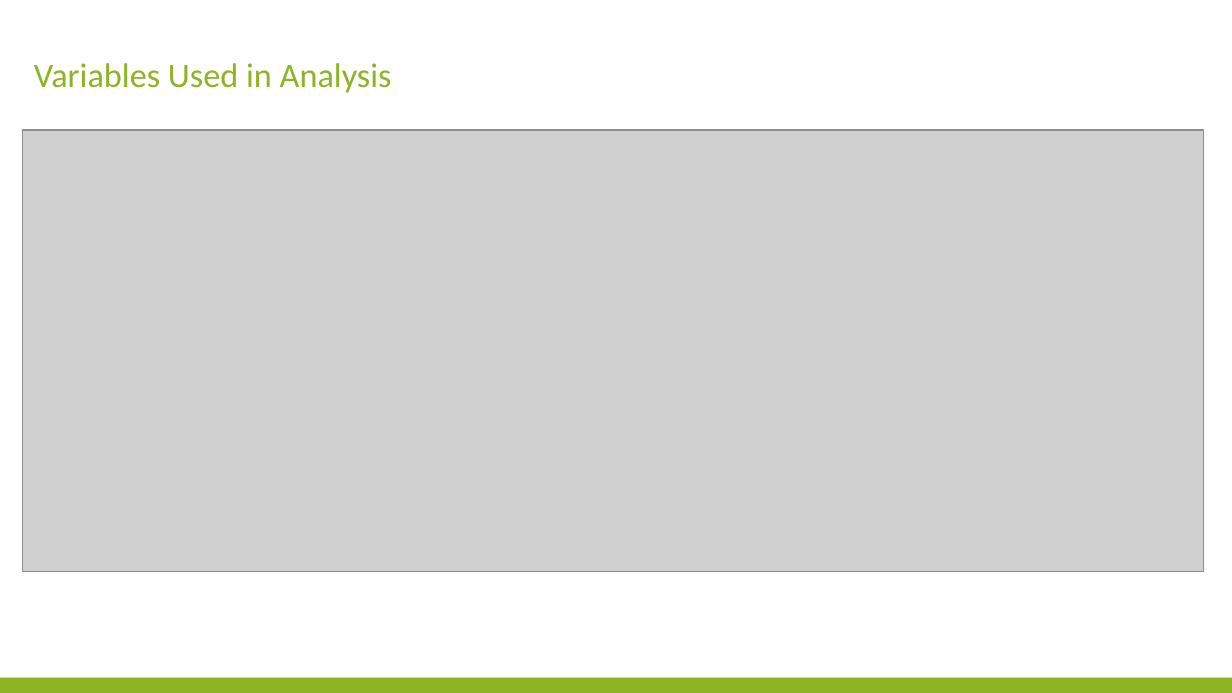
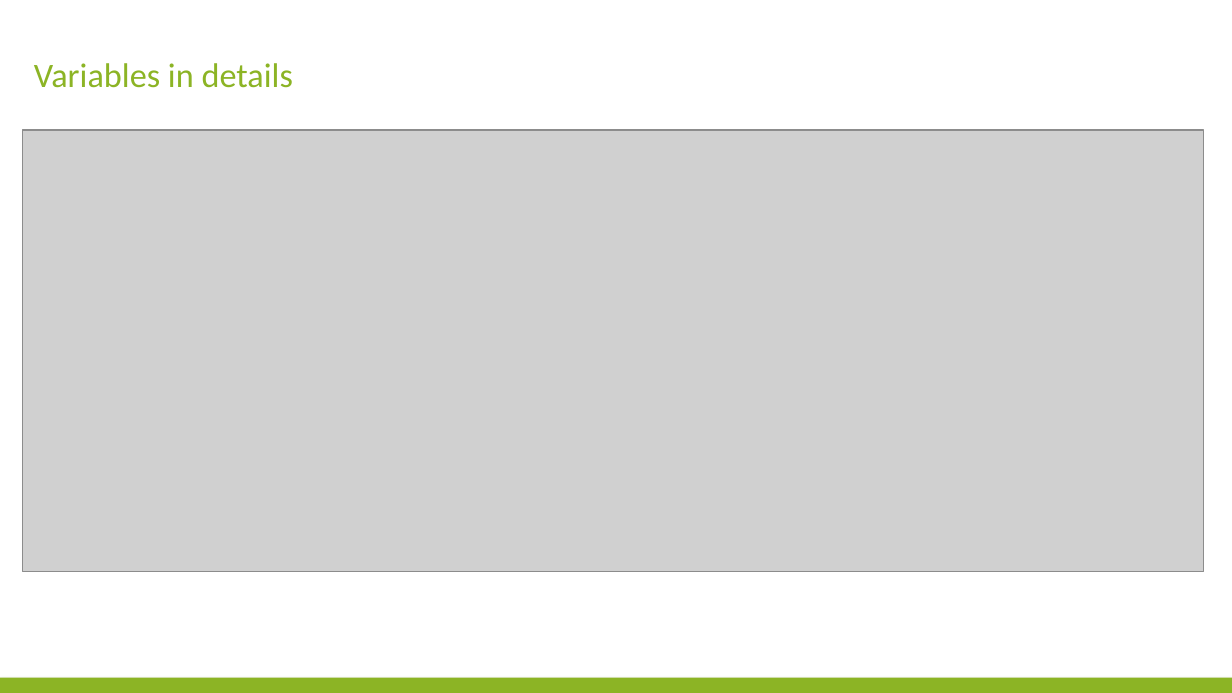
Before and after one commit to Jianqingwangcindy/DAT_SF_14, a slide deck: slide 4 of project/ProjectPresentation.pptx (slide 2 before the commit). Drawn at 1232x693 pixels with LibreOffice and Linux fonts; fonts in the diff are those of the drawing; grey boxes stand for pictures; background and template pictures are left out. Boxes give left, top, right and bottom in pixels: in the first picture for what was removed or moved away, otherwise in the second. Text is boxed around its words. In the diff, an @@ line names an element or a change of style, - is before the commit and + after.

```diff
--- a/project/ProjectPresentation.pptx
+++ b/project/ProjectPresentation.pptx
@@ text at <box>34,63,293,88</box>: text changed @@
-Variables Used in Analysis
+Variables in details
```
Also in this commit, not shown: 2 other slides changed, 14 slides added, 2 slides removed, 9 other files.
